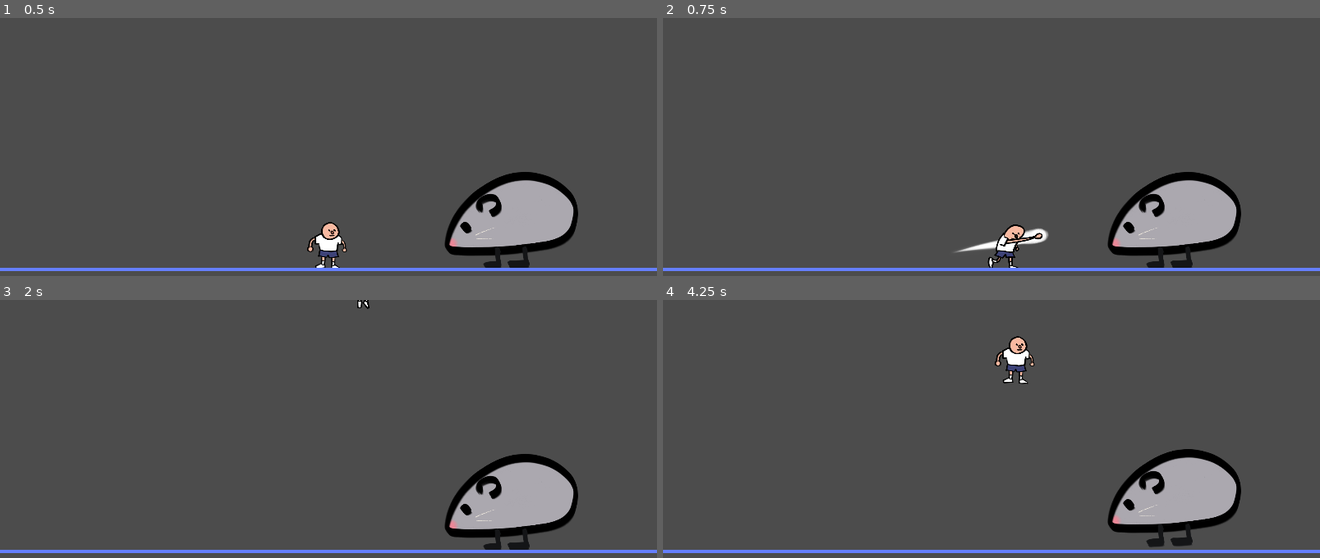
Above: before the commit, frames 1-4 (two rows, left to right).
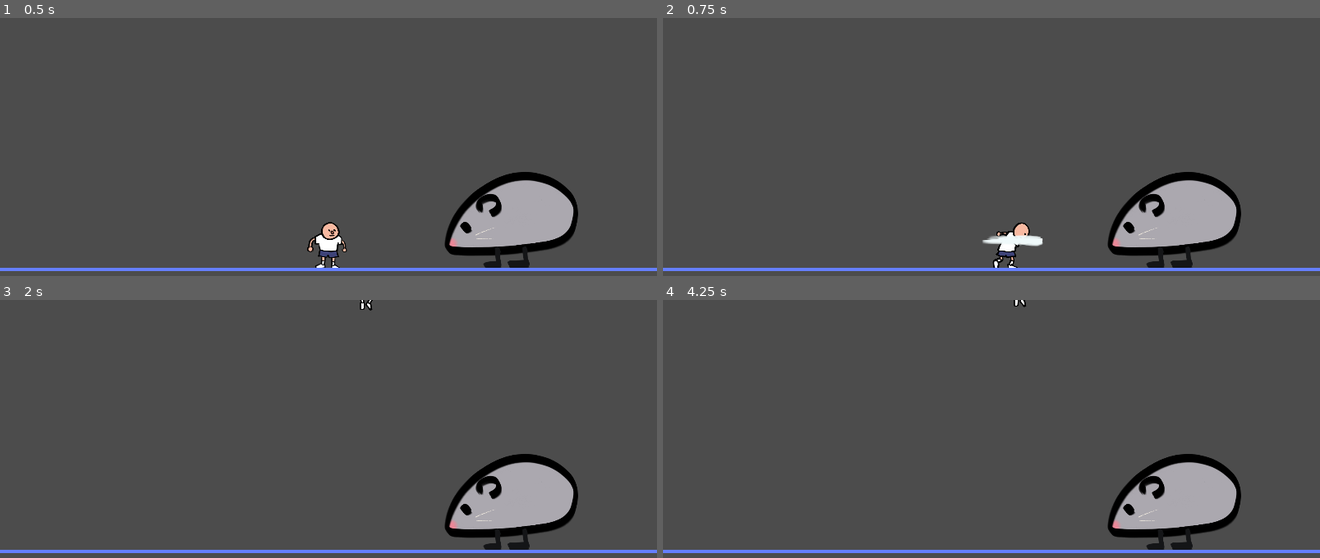
Above: after the commit, the same moments.

Repository: kevinpliang/POSY
Game: Godot game, scene res://game/Main.tscn
Two runs of this game, one before a commit and one after it. Both use one fixed random seed, a clock stepped at 60 frames per second and the inputs below.
Inputs:
- Up to frame 1 (0.5 s): no input
- Up to frame 2 (0.75 s): hold Right (ui_right) from 0.53 s (still down); tap P (a) at 0.6 s
- Up to frame 3 (2 s): keep holding Right (ui_right); tap Up (ui_up) at 0.77, 0.8, 1.07, 1.35, 1.52, 1.82 s; tap P (a) at 1.55 s
- Up to frame 4 (4.25 s): release Right (ui_right) at 2.03 s; hold Left (ui_left) 2.03-2.78 s; tap P (a) at 2.1, 2.85 s; tap Up (ui_up) at 2.3, 3.02, 3.32, 3.6, 3.77, 4.07 s; hold Right (ui_right) from 2.78 s (still down)

Frame 1 is identical in both runs. In frame 2, 0.7% of the frame differs, in the area x 44-59%, y 79-97%; in frame 3, less than 0.1%; in frame 4, 2.6%, in the area x 50-88%, y 0-97%.

Commit message:
punch update

Diff:
--- a/characters/Zee.gd
+++ b/characters/Zee.gd
@@ -24,14 +24,22 @@
 var left_pressed
 var right_pressed
 
-# boolean properties
-var jumping = false
-var falling = false
-var crouching = false
-var punching = false
-var can_move = true
-var can_jump = true
-var can_punch = true
+var punch_cooldown = false
+
+# ratchet state machine
+var states = [
+	"idle",
+	"walk",
+	"jump",
+	"falling",
+	"crouch",
+	"punch"
+]
+var current_state = "idle"
+var can_walk_states = ["idle", "walk", "crouch"]
+var can_jump_states = ["idle", "walk", "crouch"]
+var can_crouch_states = ["idle", "walk"]
+var can_punch_states = ["idle", "walk"]
 
 func _ready():
 	Global.player = self
@@ -41,8 +49,8 @@
 	right_pressed = Input.is_action_pressed("ui_right")
 
 	# calculates horizontal acceleration/velocity
-	if can_move and abs(vel.x) < MAX_HORIZONTAL_VELOCITY and (left_pressed or right_pressed):
-		crouching = false
+	if current_state in can_walk_states and abs(vel.x) < MAX_HORIZONTAL_VELOCITY and (left_pressed or right_pressed):
+		current_state = "walk"
 		vel.x += run_accel * (int(right_pressed) - int(left_pressed))
 	elif vel.x > 0:
 		vel.x -= stop_accel
@@ -54,7 +62,7 @@
 		jumps = max_jumps
 
 	# if you can jump and a jump is input, jump
-	if jumps > 0 and can_jump and Input.is_action_just_pressed("ui_up"):
+	if current_state in can_jump_states and jumps > 0 and Input.is_action_just_pressed("ui_up"):
 		jump()
 
 	# fast fall if you press down and are in the air
@@ -62,26 +70,23 @@
 	if Input.is_action_pressed("ui_down"):
 		if !is_on_floor():
 			fastfall()
-		if is_on_floor():
-			crouching = true
+		if current_state in can_crouch_states and is_on_floor():
+			current_state = "crouch"
 			vel.x = 0
 
 	if Input.is_action_just_released("ui_down"):
-		crouching = false
+		current_state = "idle"
 
 	# punch
-	if can_punch and is_on_floor() and Input.is_action_just_pressed("a"):
+	if current_state in can_punch_states and is_on_floor() and !punch_cooldown and Input.is_action_just_pressed("a"):
 		punch()
 
+func show_sprite() -> void:
 	# flip sprite depending on which way facing
 	if vel.x > 0:
 		sprite.flip_h = false
-		$smoke.flip_h = false
-		$punch.flip_h = false
 	elif vel.x < 0:
 		sprite.flip_h = true
-		$smoke.flip_h = true
-		$punch.flip_h = true
 
 	# if in the air
 	if !is_on_floor():
@@ -98,10 +103,9 @@
 	# if on the floor
 	elif is_on_floor():
 		# crouching
-		if crouching:
+		if current_state == "crouch":
 			sprite.play("crouch")
-		elif punching:
-			$smoke.play("smoke")
+		elif current_state == "punch":
 			sprite.play("punch")
 		# standing still
 		elif vel.x == 0:
@@ -115,11 +119,11 @@
 		vel.y += GRAVITY;
 	# calculate motion (normalized)
 	get_input()
+	show_sprite()
 	# warning-ignore:return_value_discarded
 	move_and_slide(vel * delta * 60, UP)
 
-# warning-ignore:unused_argument
-func _process(delta):
+func _process(_delta):
 	pass
 
 func jump():
@@ -131,21 +135,15 @@
 		vel.y += fastfall_speed
 
 func punch():
-	punching = true
-	can_jump = false
-	can_move = false
-	can_punch = false
-	$punch.visible = true
-	$punch/hitbox/shape.disabled = false
+	current_state = "punch"
+	punch_cooldown = true
+	$punch_hitbox/shape.disabled = false
 	yield(get_tree().create_timer(0.2), "timeout")
-	$punch.visible = false
-	$punch/hitbox/shape.disabled = true
-	punching = false
-	can_jump = true
-	can_move = true
+	$punch_hitbox/shape.disabled = true
+	current_state = "idle"
 	# attack speed timer
 	yield(get_tree().create_timer(ATTACK_SPEED), "timeout")
-	can_punch = true
+	punch_cooldown = false
 
 func _on_hurtbox_area_entered(area):
 	if area.is_in_group("player_damager"):
--- a/characters/Zee.tscn
+++ b/characters/Zee.tscn
@@ -6,9 +6,7 @@
 [ext_resource path="res://characters/sprites/Zee/zee_double_jump.png" type="Texture" id=4]
 [ext_resource path="res://characters/sprites/Zee/zee_fall.png" type="Texture" id=5]
 [ext_resource path="res://characters/sprites/Zee/zee_crouch.png" type="Texture" id=6]
-[ext_resource path="res://characters/sprites/Zee/zee_punch.png" type="Texture" id=7]
-[ext_resource path="res://characters/sprites/Zee/punch-smoke.png" type="Texture" id=8]
-[ext_resource path="res://characters/sprites/Zee/punch_effect.png" type="Texture" id=9]
+[ext_resource path="res://characters/sprites/Zee/zee_punch_v2.png" type="Texture" id=7]
 
 [sub_resource type="AtlasTexture" id=1]
 flags = 4
@@ -25,107 +23,127 @@
 atlas = ExtResource( 2 )
 region = Rect2( 900, 0, 450, 450 )
 
-[sub_resource type="AtlasTexture" id=4]
-flags = 4
-atlas = ExtResource( 7 )
-region = Rect2( 0, 0, 450, 450 )
-
-[sub_resource type="AtlasTexture" id=5]
-flags = 4
-atlas = ExtResource( 2 )
+[sub_resource type="AtlasTexture" id=37]
+flags = 4
+atlas = ExtResource( 7 )
+region = Rect2( 0, 0, 450, 450 )
+
+[sub_resource type="AtlasTexture" id=38]
+flags = 4
+atlas = ExtResource( 7 )
+region = Rect2( 900, 0, 450, 450 )
+
+[sub_resource type="AtlasTexture" id=39]
+flags = 4
+atlas = ExtResource( 7 )
 region = Rect2( 1350, 0, 450, 450 )
 
+[sub_resource type="AtlasTexture" id=40]
+flags = 4
+atlas = ExtResource( 7 )
+region = Rect2( 1800, 0, 450, 450 )
+
+[sub_resource type="AtlasTexture" id=41]
+flags = 4
+atlas = ExtResource( 7 )
+region = Rect2( 2250, 0, 450, 450 )
+
 [sub_resource type="AtlasTexture" id=6]
 flags = 4
-atlas = ExtResource( 2 )
-region = Rect2( 1800, 0, 450, 450 )
+atlas = ExtResource( 3 )
+region = Rect2( 0, 0, 450, 450 )
 
 [sub_resource type="AtlasTexture" id=7]
-flags = 4
-atlas = ExtResource( 2 )
-region = Rect2( 2250, 0, 450, 450 )
-
-[sub_resource type="AtlasTexture" id=8]
-flags = 4
-atlas = ExtResource( 2 )
-region = Rect2( 2700, 0, 450, 450 )
-
-[sub_resource type="AtlasTexture" id=9]
-flags = 4
-atlas = ExtResource( 4 )
-region = Rect2( 0, 0, 450, 450 )
-
-[sub_resource type="AtlasTexture" id=10]
-flags = 4
-atlas = ExtResource( 4 )
-region = Rect2( 900, 0, 450, 450 )
-
-[sub_resource type="AtlasTexture" id=11]
-flags = 4
-atlas = ExtResource( 4 )
-region = Rect2( 450, 0, 450, 450 )
-
-[sub_resource type="AtlasTexture" id=12]
-flags = 4
-atlas = ExtResource( 4 )
-region = Rect2( 1350, 0, 450, 450 )
-
-[sub_resource type="AtlasTexture" id=13]
-flags = 4
-atlas = ExtResource( 4 )
-region = Rect2( 2250, 0, 450, 450 )
-
-[sub_resource type="AtlasTexture" id=14]
-flags = 4
-atlas = ExtResource( 4 )
-region = Rect2( 3150, 0, 450, 450 )
-
-[sub_resource type="AtlasTexture" id=15]
-flags = 4
-atlas = ExtResource( 4 )
-region = Rect2( 4050, 0, 450, 450 )
-
-[sub_resource type="AtlasTexture" id=16]
-flags = 4
-atlas = ExtResource( 4 )
-region = Rect2( 4950, 0, 450, 450 )
-
-[sub_resource type="AtlasTexture" id=17]
-flags = 4
-atlas = ExtResource( 4 )
-region = Rect2( 5850, 0, 450, 450 )
-
-[sub_resource type="AtlasTexture" id=18]
-flags = 4
-atlas = ExtResource( 4 )
-region = Rect2( 6750, 0, 450, 450 )
-
-[sub_resource type="AtlasTexture" id=19]
-flags = 4
-atlas = ExtResource( 4 )
-region = Rect2( 7650, 0, 450, 450 )
-
-[sub_resource type="AtlasTexture" id=20]
-flags = 4
-atlas = ExtResource( 3 )
-region = Rect2( 0, 0, 450, 450 )
-
-[sub_resource type="AtlasTexture" id=21]
 flags = 4
 atlas = ExtResource( 3 )
 region = Rect2( 450, 0, 450, 450 )
 
+[sub_resource type="AtlasTexture" id=8]
+flags = 4
+atlas = ExtResource( 2 )
+region = Rect2( 1350, 0, 450, 450 )
+
+[sub_resource type="AtlasTexture" id=9]
+flags = 4
+atlas = ExtResource( 2 )
+region = Rect2( 1800, 0, 450, 450 )
+
+[sub_resource type="AtlasTexture" id=10]
+flags = 4
+atlas = ExtResource( 2 )
+region = Rect2( 2250, 0, 450, 450 )
+
+[sub_resource type="AtlasTexture" id=11]
+flags = 4
+atlas = ExtResource( 2 )
+region = Rect2( 2700, 0, 450, 450 )
+
+[sub_resource type="AtlasTexture" id=12]
+flags = 4
+atlas = ExtResource( 6 )
+region = Rect2( 0, 0, 450, 450 )
+
+[sub_resource type="AtlasTexture" id=13]
+flags = 4
+atlas = ExtResource( 4 )
+region = Rect2( 0, 0, 450, 450 )
+
+[sub_resource type="AtlasTexture" id=14]
+flags = 4
+atlas = ExtResource( 4 )
+region = Rect2( 900, 0, 450, 450 )
+
+[sub_resource type="AtlasTexture" id=15]
+flags = 4
+atlas = ExtResource( 4 )
+region = Rect2( 450, 0, 450, 450 )
+
+[sub_resource type="AtlasTexture" id=16]
+flags = 4
+atlas = ExtResource( 4 )
+region = Rect2( 1350, 0, 450, 450 )
+
+[sub_resource type="AtlasTexture" id=17]
+flags = 4
+atlas = ExtResource( 4 )
+region = Rect2( 2250, 0, 450, 450 )
+
+[sub_resource type="AtlasTexture" id=18]
+flags = 4
+atlas = ExtResource( 4 )
+region = Rect2( 3150, 0, 450, 450 )
+
+[sub_resource type="AtlasTexture" id=19]
+flags = 4
+atlas = ExtResource( 4 )
+region = Rect2( 4050, 0, 450, 450 )
+
+[sub_resource type="AtlasTexture" id=20]
+flags = 4
+atlas = ExtResource( 4 )
+region = Rect2( 4950, 0, 450, 450 )
+
+[sub_resource type="AtlasTexture" id=21]
+flags = 4
+atlas = ExtResource( 4 )
+region = Rect2( 5850, 0, 450, 450 )
+
 [sub_resource type="AtlasTexture" id=22]
 flags = 4
+atlas = ExtResource( 4 )
+region = Rect2( 6750, 0, 450, 450 )
+
+[sub_resource type="AtlasTexture" id=23]
+flags = 4
+atlas = ExtResource( 4 )
+region = Rect2( 7650, 0, 450, 450 )
+
+[sub_resource type="AtlasTexture" id=24]
+flags = 4
 atlas = ExtResource( 5 )
 region = Rect2( 0, 0, 450, 450 )
 
-[sub_resource type="AtlasTexture" id=23]
-flags = 4
-atlas = ExtResource( 6 )
-region = Rect2( 0, 0, 450, 450 )
-
-[sub_resource type="SpriteFrames" id=24]
+[sub_resource type="SpriteFrames" id=25]
 animations = [ {
 "frames": [ SubResource( 1 ), SubResource( 2 ), SubResource( 3 ) ],
 "loop": true,
@@ -137,135 +155,75 @@
 "name": "long_jump",
 "speed": 10.0
 }, {
-"frames": [ SubResource( 4 ) ],
-"loop": true,
+"frames": [ SubResource( 37 ), SubResource( 38 ), SubResource( 39 ), SubResource( 40 ), SubResource( 41 ) ],
+"loop": false,
 "name": "punch",
-"speed": 5.0
-}, {
-"frames": [ SubResource( 5 ), SubResource( 6 ), SubResource( 7 ), SubResource( 8 ) ],
-"loop": true,
-"name": "walk",
-"speed": 8.0
-}, {
-"frames": [ SubResource( 9 ), SubResource( 10 ), SubResource( 11 ), SubResource( 12 ), SubResource( 13 ), SubResource( 14 ), SubResource( 15 ), SubResource( 16 ), SubResource( 17 ), SubResource( 18 ), SubResource( 19 ) ],
-"loop": true,
-"name": "double_jump",
-"speed": 35.0
-}, {
-"frames": [ SubResource( 20 ), SubResource( 21 ) ],
+"speed": 15.0
+}, {
+"frames": [ SubResource( 6 ), SubResource( 7 ) ],
 "loop": false,
 "name": "straight_jump",
 "speed": 10.0
 }, {
-"frames": [ SubResource( 22 ) ],
+"frames": [ SubResource( 8 ), SubResource( 9 ), SubResource( 10 ), SubResource( 11 ) ],
+"loop": true,
+"name": "walk",
+"speed": 8.0
+}, {
+"frames": [ SubResource( 12 ) ],
+"loop": true,
+"name": "crouch",
+"speed": 5.0
+}, {
+"frames": [ SubResource( 13 ), SubResource( 14 ), SubResource( 15 ), SubResource( 16 ), SubResource( 17 ), SubResource( 18 ), SubResource( 19 ), SubResource( 20 ), SubResource( 21 ), SubResource( 22 ), SubResource( 23 ) ],
+"loop": true,
+"name": "double_jump",
+"speed": 35.0
+}, {
+"frames": [ SubResource( 24 ) ],
 "loop": true,
 "name": "fall",
 "speed": 1.0
-}, {
-"frames": [ SubResource( 23 ) ],
-"loop": true,
-"name": "crouch",
-"speed": 5.0
 } ]
 
-[sub_resource type="CapsuleShape2D" id=25]
+[sub_resource type="CapsuleShape2D" id=26]
 radius = 48.6473
 height = 38.6185
 
-[sub_resource type="CircleShape2D" id=26]
+[sub_resource type="CapsuleShape2D" id=36]
+radius = 53.3571
+height = 129.131
+
+[sub_resource type="CircleShape2D" id=27]
 radius = 27.0046
-
-[sub_resource type="AtlasTexture" id=27]
-flags = 4
-atlas = ExtResource( 8 )
-region = Rect2( 1350, 0, 450, 450 )
-
-[sub_resource type="AtlasTexture" id=28]
-flags = 4
-atlas = ExtResource( 8 )
-region = Rect2( 1800, 0, 450, 450 )
-
-[sub_resource type="AtlasTexture" id=29]
-flags = 4
-atlas = ExtResource( 8 )
-region = Rect2( 2250, 0, 450, 450 )
-
-[sub_resource type="AtlasTexture" id=30]
-flags = 4
-atlas = ExtResource( 8 )
-region = Rect2( 0, 0, 450, 450 )
-
-[sub_resource type="AtlasTexture" id=31]
-flags = 4
-atlas = ExtResource( 8 )
-region = Rect2( 450, 0, 450, 450 )
-
-[sub_resource type="SpriteFrames" id=32]
-animations = [ {
-"frames": [ SubResource( 27 ), SubResource( 28 ), SubResource( 29 ), SubResource( 30 ), SubResource( 31 ), SubResource( 27 ) ],
-"loop": true,
-"name": "smoke",
-"speed": 15.0
-} ]
-
-[sub_resource type="AtlasTexture" id=33]
-flags = 4
-atlas = ExtResource( 9 )
-region = Rect2( 0, 0, 950, 450 )
-
-[sub_resource type="SpriteFrames" id=34]
-animations = [ {
-"frames": [ SubResource( 33 ) ],
-"loop": true,
-"name": "default",
-"speed": 1.0
-} ]
-
-[sub_resource type="CapsuleShape2D" id=35]
-radius = 41.9058
-height = 82.4964
 
 [node name="Zee" type="KinematicBody2D"]
 script = ExtResource( 1 )
 
 [node name="sprite" type="AnimatedSprite" parent="."]
 scale = Vector2( 0.5, 0.5 )
-frames = SubResource( 24 )
+frames = SubResource( 25 )
 animation = "idle"
 
 [node name="collision_box" type="CollisionShape2D" parent="."]
 position = Vector2( 0, 1.41422 )
-shape = SubResource( 25 )
-
-[node name="hurtbox" type="Area2D" parent="."]
-
-[node name="shape" type="CollisionShape2D" parent="hurtbox"]
-position = Vector2( 2, -19 )
 shape = SubResource( 26 )
 
-[node name="smoke" type="AnimatedSprite" parent="."]
-visible = false
-position = Vector2( 0.00012207, -0.890915 )
-scale = Vector2( 0.5, 0.5 )
-frames = SubResource( 32 )
-animation = "smoke"
-
-[node name="punch" type="AnimatedSprite" parent="."]
-visible = false
-show_behind_parent = true
-scale = Vector2( 0.5, 0.5 )
-z_as_relative = false
-frames = SubResource( 34 )
-
-[node name="hitbox" type="Area2D" parent="punch" groups=[
+[node name="punch_hitbox" type="Area2D" parent="." groups=[
 "enemy_damager",
 ]]
-
-[node name="shape" type="CollisionShape2D" parent="punch/hitbox"]
-position = Vector2( 160.413, -53.5023 )
-rotation = 1.39668
-shape = SubResource( 35 )
+scale = Vector2( 0.5, 0.5 )
+
+[node name="shape" type="CollisionShape2D" parent="punch_hitbox"]
+position = Vector2( 127.57, -28.0752 )
+rotation = 1.62106
+shape = SubResource( 36 )
 disabled = true
 
+[node name="hurtbox" type="Area2D" parent="."]
+
+[node name="shape" type="CollisionShape2D" parent="hurtbox"]
+position = Vector2( -0.648651, -6.81618 )
+shape = SubResource( 27 )
+
 [connection signal="area_entered" from="hurtbox" to="." method="_on_hurtbox_area_entered"]
-[connection signal="animation_finished" from="smoke" to="." method="_on_smoke_animation_finished"]
--- a/characters/enemies/Rat.gd
+++ b/characters/enemies/Rat.gd
@@ -16,14 +16,21 @@
 	pass # Replace with function body.
 
 func _physics_process(delta):
+	while vel.x > 0:
+		vel.x -= 10
 	if !is_on_floor():
 		vel.y += GRAVITY;
 	# warning-ignore:return_value_discarded
 	move_and_slide(vel * delta * 60, UP)
+
+func knockback() -> void:
+	vel.y += 1000
+	vel.x += 100
 
 func _on_hurtbox_area_entered(area):
 	health -= 10
 	if health <= 0:
 		queue_free()
 	if area.is_in_group("enemy_damager"):
+		knockback()
 		print("ouch!")
Not shown: 1 places in characters/Zee.tscn that only renumber resources
Binary file removed: characters/sprites/Zee/spritesheet.png
Binary file changed: characters/sprites/Zee/zee_punch.png
Binary file added: characters/sprites/Zee/zee_punch_v2.png
Not shown, changed: characters/sprites/Zee/zee_punch_v2.png.import
